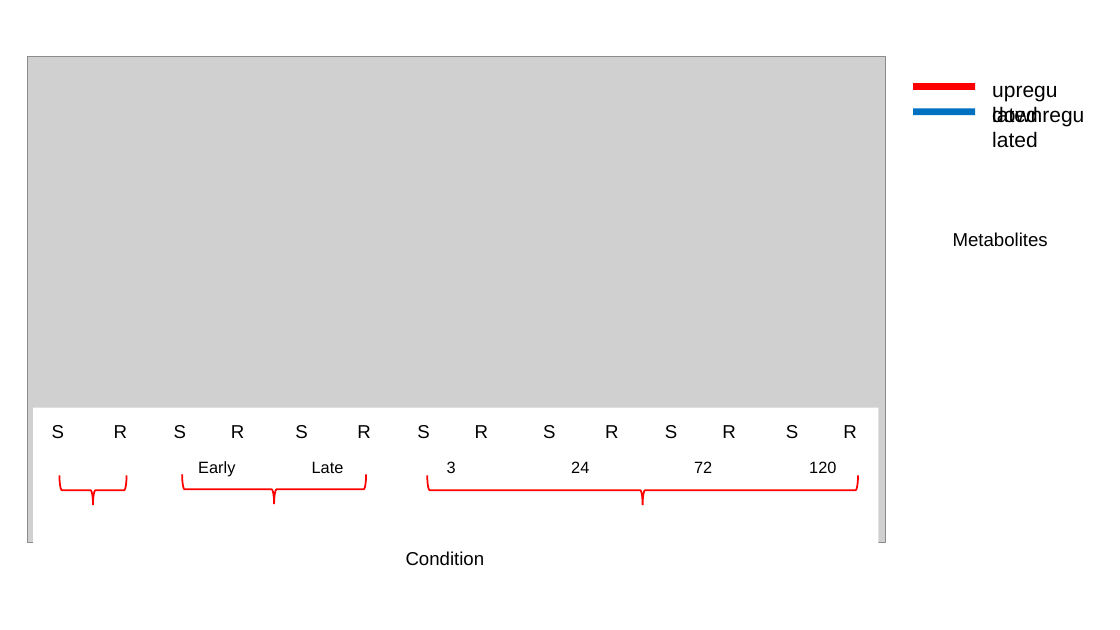
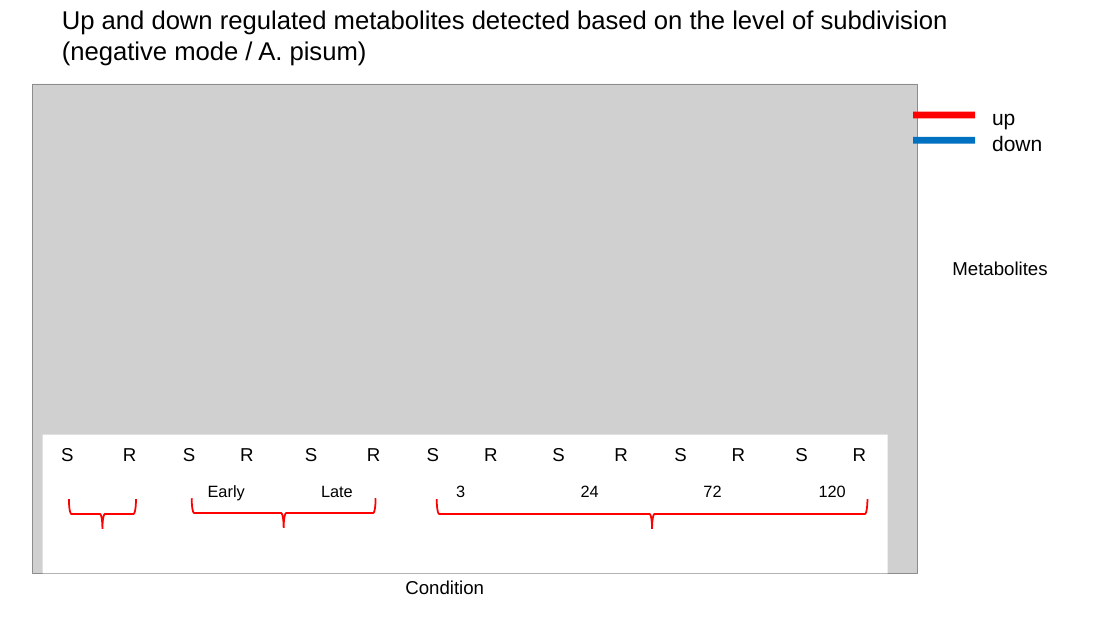
Before and after one commit to igepp-egi/faba_specifics, a slide deck: slide 34 of M01-metabolomic-analysis/untargeted_metabolomic/presentation metabo.pptx (slide 30 before the commit). Drawn at 1120x630 pixels with LibreOffice and Linux fonts; fonts in the diff are those of the drawing; grey boxes stand for pictures. Boxes give left, top, right and bottom in pixels: in the first picture for what was removed or moved away, otherwise in the second. Text is boxed around its words. In the diff, an @@ line names an element or a change of style, - is before the commit and + after.

Commit message:
presentation metabo

```diff
--- a/M01-metabolomic-analysis/untargeted_metabolomic/presentation metabo.pptx
+++ b/M01-metabolomic-analysis/untargeted_metabolomic/presentation metabo.pptx
@@ text added at [62,10,948,66], 22 pt, text #000000 @@
+Up and down regulated metabolites detected based on the level of subdivision (negative mode / A. pisum)
@@ picture: place and size @@
-picture at [27,56,886,543]
+picture at [32,84,918,574]
@@ text removed at [984,72,1070,95] @@
-upregulated
@@ 2 texts, 2 rectangles: place and size @@
-2 texts, 2 rectangles at [406,83,1048,566]
+2 texts, 2 rectangles at [405,112,1047,595]
@@ text removed at [984,97,1096,120] @@
-downregulated
@@ text added at [992,113,1015,130], 18 pt, text #000000 @@
+up
@@ text added at [992,135,1042,152], 18 pt, text #000000 @@
+down
@@ rectangle: place and size @@
-rectangle at [33,408,878,543]
+rectangle at [43,434,888,573]
@@ 20 texts, 3 left braces: place and size @@
-20 texts, 3 left braces at [52,425,858,505]
+20 texts, 3 left braces at [61,448,868,529]
```
Also in this commit, not shown: 30 other slides changed, 4 slides added, 2 slides removed, 1 other file.
